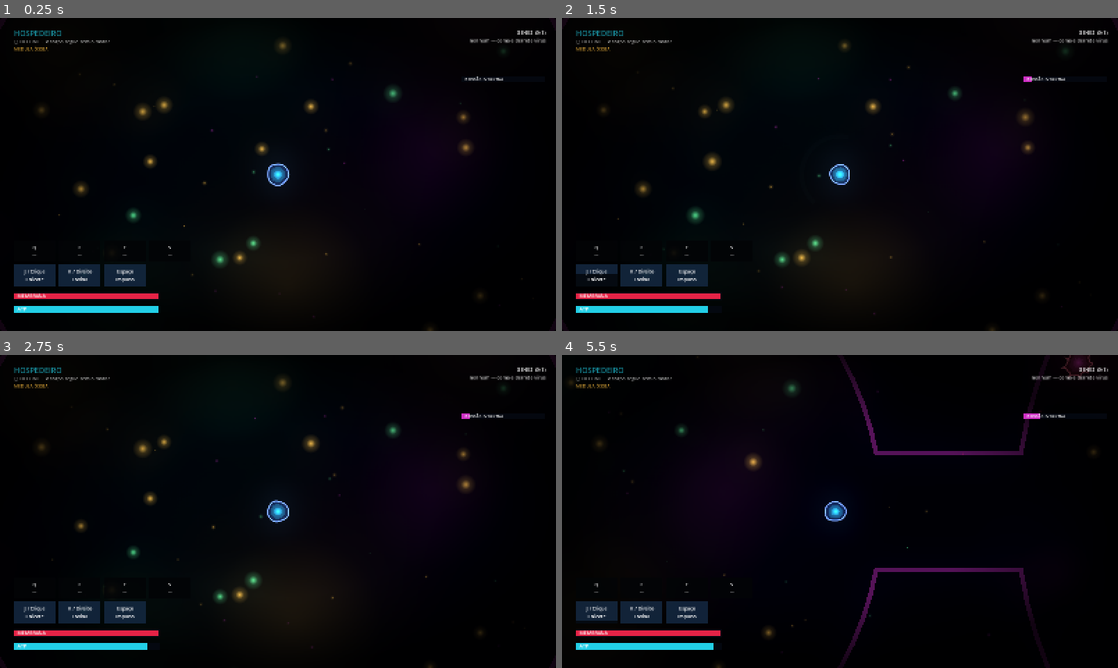
Above: before the commit, frames 1-4 (two rows, left to right).
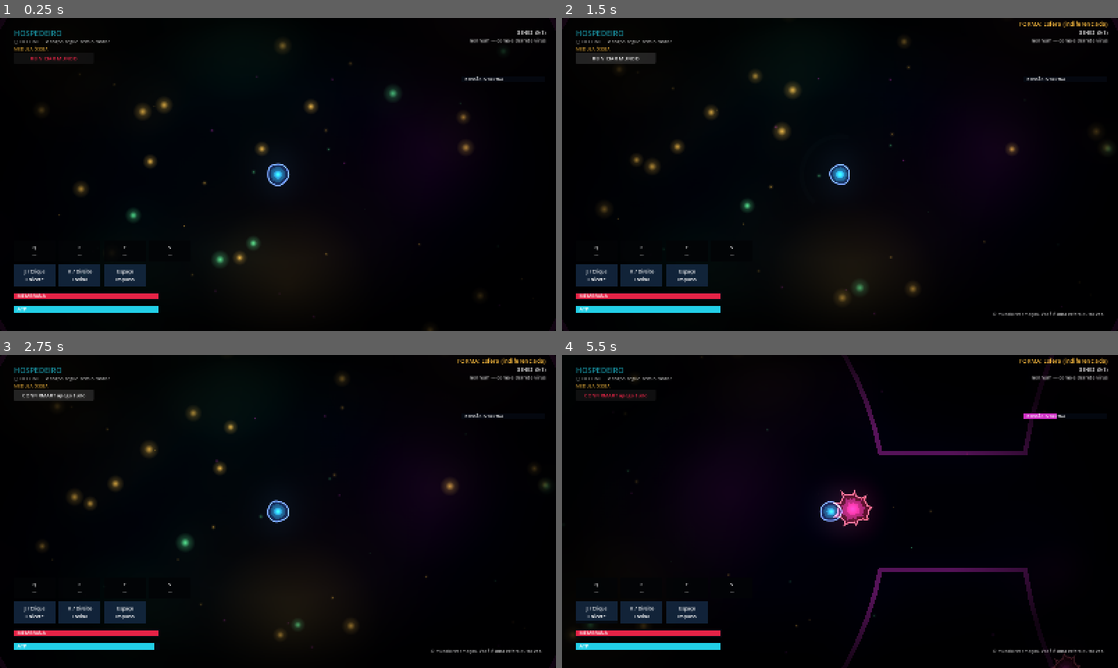
Above: after the commit, the same moments.

Repository: jodaltro/mmorpg
Game: Godot game, scene res://scenes/main.tscn
The game is run twice, just before and just after one commit, with the same random seed, the same clock (stepped at 60 frames per second) and the same inputs.
Inputs (mouse positions are in pixels of both pictures, inside the frame that each line leads up to):
- Up to frame 1 (0.25 s): no input
- Up to frame 2 (1.5 s): click (617, 58) at 0.5 s, where only the run after the commit has a clickable "REINICIAR MUNDO"; click (617, 58) at 1.25 s, where only the run after the commit has a clickable "CONFIRMAR? apaga tudo"
- Up to frame 3 (2.75 s): click (55, 395) at 2 s, where only the run after the commit has a clickable "REINICIAR MUNDO"
- Up to frame 4 (5.5 s): tap Enter at 2.75 s; move the mouse to (962, 495) at 2.77 s; hold D (bio_right) 2.78-3.5 s; tap Q (bio_ab_1) at 2.85 s; click (962, 495) at 2.92 s; drag from (728, 527) to (923, 455) at 3.52 s; move the mouse to (895, 442) at 4.27 s; hold D (bio_right) 4.28-5 s; tap C (bio_ab_3) at 4.35 s; drag from (812, 574) to (712, 430) at 5.02 s

The runs differ from the first frame. In frame 1, less than 0.1% of the frame differs, in the area x 5-14%, y 12-14%; in frame 2, 3.2%, in the area x 2-99%, y 0-100%; in frame 3, 2.8%; in frame 4, 3.0%.

Commit message:
Restart-world button: new engine world and a newborn plain ball
Two-press confirm in the HUD; resets genes, class, abilities, look and
the body population, and asks the engine for a new world.

Co-Authored-By: Claude Sonnet 5.5 <noreply@anthropic.com>

Diff:
--- a/clients/hospedeiro/scripts/runtime/bio_ability_runner.gd
+++ b/clients/hospedeiro/scripts/runtime/bio_ability_runner.gd
@@ -38,6 +38,12 @@
 	slots.append(id)
 	learned.emit(id)
 	return true
+
+
+## Forgets everything (a restarted world).
+func clear() -> void:
+	slots.clear()
+	learned.emit(&"")  # lets the bar refresh
 
 
 ## Replaces what is known with the engine's list (slots keep their order; new ones append).
--- a/clients/hospedeiro/scripts/runtime/bio_cell_body.gd
+++ b/clients/hospedeiro/scripts/runtime/bio_cell_body.gd
@@ -84,6 +84,18 @@
 	if look_now.is_empty():
 		for k in axes:
 			look_now[k] = 0.0  # starts neutral and grows into the look
+
+
+## Back to the plain newborn look (a restarted world).
+func clear_look() -> void:
+	if not look_target.is_empty():
+		core = _base_core
+		edge = _base_edge
+		spikes = _base_spikes
+		if tail != null:
+			tail.set_look(1.0, 1.0)
+	look_target = {}
+	look_now = {}
 
 
 func _axis(id: StringName) -> float:
--- a/clients/hospedeiro/scripts/runtime/bio_engine_link.gd
+++ b/clients/hospedeiro/scripts/runtime/bio_engine_link.gd
@@ -71,6 +71,15 @@
 		view_changed.emit(view)
 	elif res.status == 0 or (res.status == 404 and res.body.get("error", "") == "unknown_observer"):
 		_set_online(false)  # engine gone or world reset: rejoin on the next round
+
+
+## Asks the engine for a brand new world (the old one stays archived on the server). This cell rejoins by itself.
+func reset_world() -> int:
+	var res := await request(HTTPClient.METHOD_POST, "/v1/world/reset", {"version": 1, "confirm": "new-world"})
+	if res.status == 200:
+		view = {}
+		_set_online(false)
+	return res.status
 
 
 func fetch_affordances() -> Array:
--- a/clients/hospedeiro/scripts/runtime/bio_host_sync.gd
+++ b/clients/hospedeiro/scripts/runtime/bio_host_sync.gd
@@ -74,6 +74,25 @@
 			(child as BioAttackExecutor).performed.connect(func(id: StringName, _dir: Vector2) -> void: _used[id] = true)
 
 
+## The world began again: forget the other cells, traces and news of the old one. The next view is history again.
+func forget() -> void:
+	for r in _residents.values():
+		if is_instance_valid(r):
+			r.queue_free()
+	for s in _signs.values():
+		if is_instance_valid(s):
+			s.queue_free()
+	_residents.clear()
+	_signs.clear()
+	_names.clear()
+	_used.clear()
+	_last_seq = -1
+	_announce_abilities = false
+	system.set_active({})
+	system.hide_offer()
+	system.close_menu()
+
+
 func wants_numbers() -> bool:
 	return system.menu_open
 
--- a/clients/hospedeiro/scripts/runtime/bio_hud.gd
+++ b/clients/hospedeiro/scripts/runtime/bio_hud.gd
@@ -14,7 +14,13 @@
 var _membrane_fill: ColorRect
 var _atp_fill: ColorRect
 var _cooldowns: Array[ColorRect] = []
+signal restart_requested
+
+const CONFIRM_SECONDS := 4.0
+
 var _banner: Label
+var _restart_button: Button
+var _restart_armed_until := 0.0
 var _abilities: BioAbilityRunner
 var _ab_cells: Array[ColorRect] = []
 var _ab_shades: Array[ColorRect] = []
@@ -41,6 +47,18 @@
 —" % keys[i]
 		var c: Color = a.get("color", Color(0.3, 0.4, 0.5))
 		_ab_cells[i].color = Color(c.r * 0.45, c.g * 0.45, c.b * 0.45, 0.9) if id != &"" else Color(0.05, 0.08, 0.12, 0.6)
+
+
+## First press arms it (it wipes the body and the story), the second one within a few seconds confirms.
+func press_restart() -> void:
+	var now := BioClock.now()
+	if now < _restart_armed_until:
+		_restart_armed_until = 0.0
+		_restart_button.text = "REINICIAR MUNDO"
+		restart_requested.emit()
+		return
+	_restart_armed_until = now + CONFIRM_SECONDS
+	_restart_button.text = "CONFIRMAR? apaga tudo"
 
 
 func show_banner(text: String) -> void:
@@ -103,6 +121,16 @@
 	_banner.mouse_filter = Control.MOUSE_FILTER_IGNORE
 	add_child(_banner)
 
+	_restart_button = Button.new()
+	_restart_button.text = "REINICIAR MUNDO"
+	_restart_button.position = Vector2(40, 100)
+	_restart_button.size = Vector2(230, 30)
+	_restart_button.focus_mode = Control.FOCUS_NONE  # keys (space, enter) must never press it
+	_restart_button.add_theme_font_size_override("font_size", 15)
+	_restart_button.add_theme_color_override("font_color", BioArt.with_alpha(BioArt.CRIMSON, 0.9))
+	_restart_button.pressed.connect(press_restart)
+	add_child(_restart_button)
+
 	var title := Label.new()
 	title.text = "HOSPEDEIRO"
 	title.position = Vector2(40, 28)
@@ -112,6 +140,9 @@
 
 
 func _process(_delta: float) -> void:
+	if _restart_armed_until > 0.0 and BioClock.now() >= _restart_armed_until:
+		_restart_armed_until = 0.0
+		_restart_button.text = "REINICIAR MUNDO"
 	if _player == null or _player.actor == null:
 		return
 	var vitals := _player.actor.vitals
--- a/clients/hospedeiro/scripts/runtime/bio_world.gd
+++ b/clients/hospedeiro/scripts/runtime/bio_world.gd
@@ -104,6 +104,7 @@
 	add_child(hud)
 	hud.bind(player.combatant)
 	hud.bind_abilities(abilities)
+	hud.restart_requested.connect(restart_world)
 	panel = BioMutationPanel.new()
 	panel.name = "MutationPanel"
 	add_child(panel)
@@ -243,6 +244,57 @@
 	panel.hide_offer()
 
 
+## Starts everything again: a new world in the engine (when linked) and a newborn plain ball here, with no genes,
+## class, abilities or look, in a fresh body of nutrients and virions. The old world stays archived by the engine.
+func restart_world() -> void:
+	hud.show_banner("O mundo recomeça…")
+	if sync != null and sync.link != null and sync.link.online:
+		var status := await sync.link.reset_world()
+		if status != 200:
+			hud.show_banner("Não consegui reiniciar o mundo no motor.")
+			await get_tree().create_timer(2.5).timeout
+			hud.show_banner("")
+			return
+	tracker = BioMutationTracker.new(seed_value)
+	genome = BioGenome.new()
+	player.combatant.set_genome(genome)
+	BioGenomeStore.save(save_path, genome, tracker)
+	panel.hide_offer()
+	panel.refresh(genome, tracker)
+	engine_offer = []
+	engine_featured = ""
+	engine_lineage_offer = []
+	engine_lineage_featured = ""
+	_pending_evolution = {}
+	_engine_fraction = 0.0
+	engine_evolution = false
+	lineage_id = &""
+	look_name = ""
+	panel.set_lineage_text("FORMA: Esfera (indiferenciada)")
+	for child in player.get_children():
+		if child is BioCellBody:
+			(child as BioCellBody).clear_look()
+	abilities.clear()
+	set_fever(false)
+	set_sleeping(false)
+	for node in get_tree().get_nodes_in_group("viruses") + get_tree().get_nodes_in_group("nutrients"):
+		node.queue_free()
+	await get_tree().process_frame
+	player.set_active(true)
+	player.global_position = BioBodyMap.center_px(BioBodyMap.MEDULA)
+	player.velocity = Vector2.ZERO
+	player.combatant.reset_vitals()
+	region = BioBodyMap.MEDULA
+	sync.link.region = String(region)
+	for i in nutrient_target:
+		_spawn_nutrient(0.0)
+	for i in virus_count:
+		_spawn_virus(12.0)
+	sync.forget()
+	sync.system.push_feed("O mundo recomeçou. Você é uma esfera outra vez.")
+	hud.show_banner("")
+
+
 func respawn_player() -> void:
 	if player.combatant.actor.vitals.is_alive():
 		return
--- /dev/null
+++ b/clients/hospedeiro/tests/e2e_restart.gd
@@ -0,0 +1,39 @@
+extends SceneTree
+## Against a running engine: the restart button starts a new world and the cell rejoins as a newborn.
+##   godot --path clients/hospedeiro --script res://tests/e2e_restart.gd -- <engine_url> <output_dir>
+
+func _initialize() -> void:
+	_run.call_deferred()
+
+
+func _run() -> void:
+	var args := OS.get_cmdline_user_args()
+	var world := load("res://scenes/main.tscn").instantiate() as BioWorld
+	world.save_path = ""
+	world.engine_url = args[0] if args.size() > 0 else "http://127.0.0.1:8096"
+	world.identity_path = "user://e2e_identity_%d.json" % Time.get_ticks_usec()
+	world.virus_count = 0
+	root.add_child(world)
+	await _until(func() -> bool: return world.sync.link.online)
+	await create_timer(1.5).timeout
+	world.abilities.learn(&"engolir")
+	var before := int(world.sync.link.view.get("tick", 0))
+	var health_before: Dictionary = (await world.sync.link.request(HTTPClient.METHOD_GET, "/v1/health")).body
+	world.hud.press_restart()
+	world.hud.press_restart()
+	await _until(func() -> bool: return not world.sync.link.online)
+	await _until(func() -> bool: return world.sync.link.online)
+	await create_timer(1.5).timeout
+	var health_after: Dictionary = (await world.sync.link.request(HTTPClient.METHOD_GET, "/v1/health")).body
+	print("tick before ", health_before.get("tick"), " after ", health_after.get("tick"), " (view tick before ", before, ")")
+	print("abilities after: ", world.abilities.known(), " lineage: '", world.lineage_id, "'")
+	var ok := int(health_after.get("tick", 99)) < int(health_before.get("tick", 0)) and world.abilities.known().is_empty()
+	root.get_texture().get_image().save_png("%s/restart.png" % (args[1] if args.size() > 1 else "."))
+	print("RESTART OK" if ok else "RESTART FAILED")
+	quit(0 if ok else 1)
+
+
+func _until(cond: Callable) -> void:
+	var deadline := Time.get_ticks_msec() + 20000
+	while Time.get_ticks_msec() < deadline and not cond.call():
+		await create_timer(0.1).timeout
--- a/clients/hospedeiro/tests/test_abilities.gd
+++ b/clients/hospedeiro/tests/test_abilities.gd
@@ -122,3 +122,28 @@
 	assert_eq(world.abilities.perform(0), BioActor.AttackStatus.STARTED, "shield up")
 	player.receive_hit(virus.combatant, hit)
 	assert_near(start - player.actor.vitals.membrane, plain * 0.3, 0.05, "takes 30%")
+
+
+func test_restart_world_returns_to_a_plain_newborn() -> void:
+	world.abilities.learn(&"engolir")
+	world.genome.equipped = [&"cilios_ageis"] as Array[StringName]
+	world.player.combatant.set_genome(world.genome)
+	world.lineage_id = &"macrofago"
+	world.player.global_position = BioBodyMap.center_px(BioBodyMap.SANGUE)
+	await world.restart_world()
+	assert_eq(world.abilities.known().size(), 0, "no abilities")
+	assert_eq(world.genome.equipped.size(), 0, "no genes")
+	assert_eq(world.lineage_id, &"", "plain ball again")
+	assert_true(world.player.combatant.actor.vitals.is_alive(), "alive")
+	assert_true(world.player.global_position.distance_to(BioBodyMap.center_px(BioBodyMap.MEDULA)) < 5.0, "back in the marrow")
+	assert_eq(world.viruses().size(), world.virus_count, "fresh virions")
+
+
+func test_restart_button_needs_a_second_press_to_confirm() -> void:
+	var fired := [0]
+	world.hud.restart_requested.disconnect(world.restart_world)
+	world.hud.restart_requested.connect(func() -> void: fired[0] += 1)
+	world.hud.press_restart()
+	assert_eq(fired[0], 0, "first press only arms")
+	world.hud.press_restart()
+	assert_eq(fired[0], 1, "second press confirms")
Not shown, added: clients/hospedeiro/tests/capture_abilities.gd.uid
Not shown, changed: Docs/Hospedeiro/Controls.md
Not shown, changed: Docs/Validation/Hospedeiro.md
